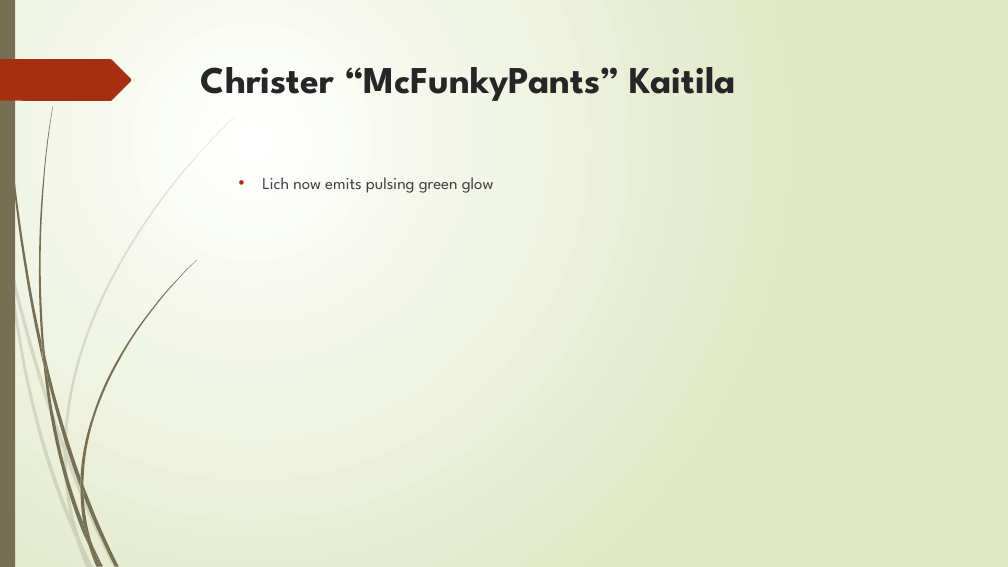
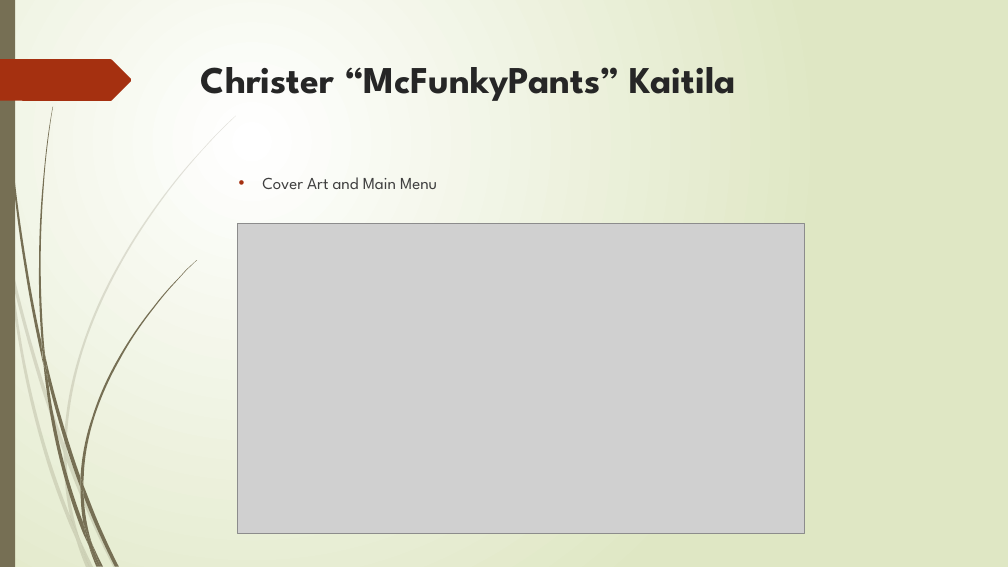
Before and after one commit to gamkedo-la/the-night-of-the-liche, a slide deck: slide 4 of reference/Week 10.pptx. Drawn at 1008x567 pixels with LibreOffice and Linux fonts; fonts in the diff are those of the drawing; grey boxes stand for pictures. Boxes give left, top, right and bottom in pixels: in the first picture for what was removed or moved away, otherwise in the second. Text is boxed around its words. In the diff, an @@ line names an element or a change of style, - is before the commit and + after.

```diff
--- a/reference/Week 10.pptx
+++ b/reference/Week 10.pptx
@@ text at <box>262,177,437,189</box>: text changed @@
-  • Lich now emits pulsing green glow
+  • Cover Art and Main Menu
@@ picture added at <box>237,223,805,533</box> @@
```
Also in this commit, not shown: 2 other slides changed, 1 slide added, 1 slide removed, 2 other files.
